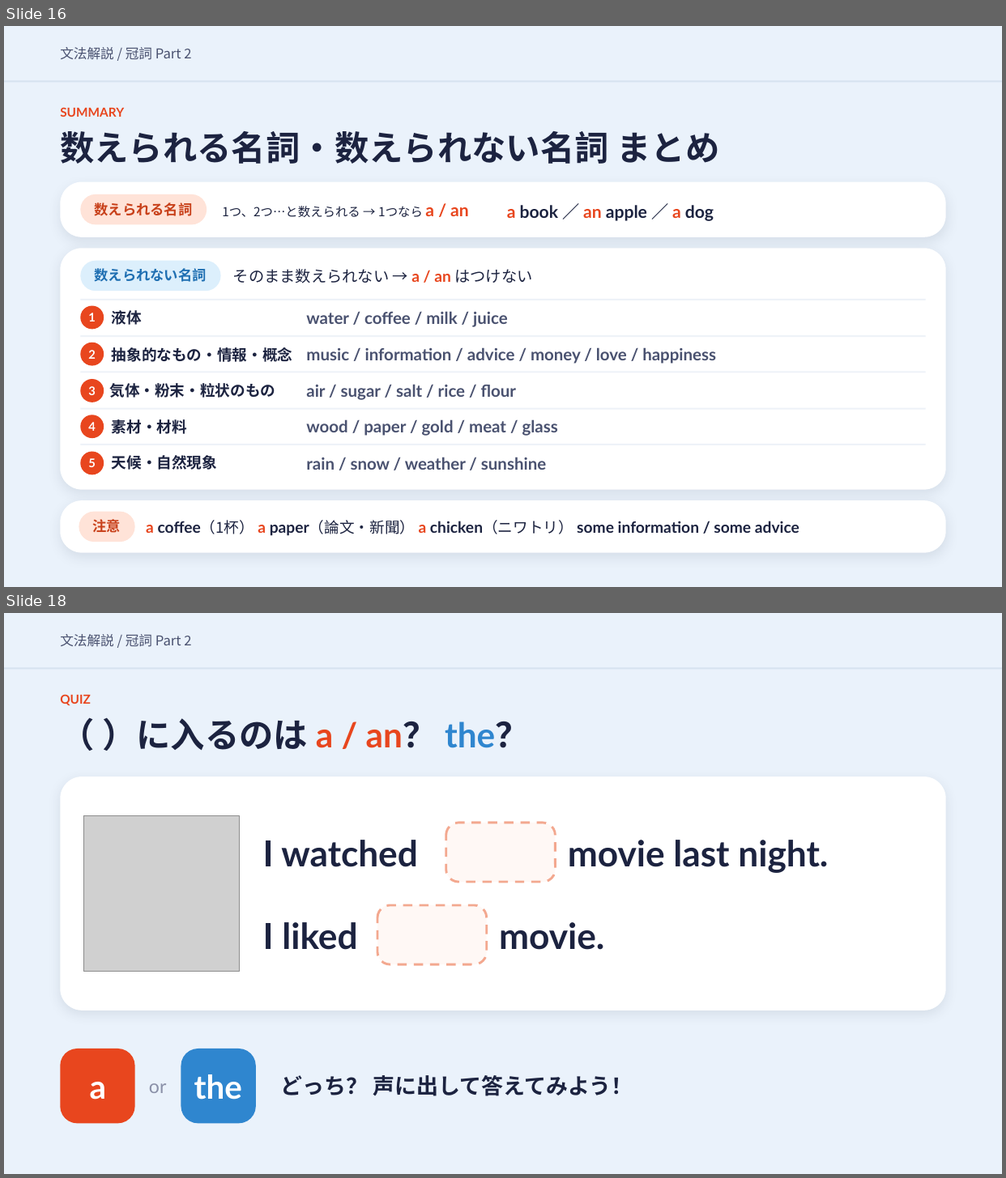
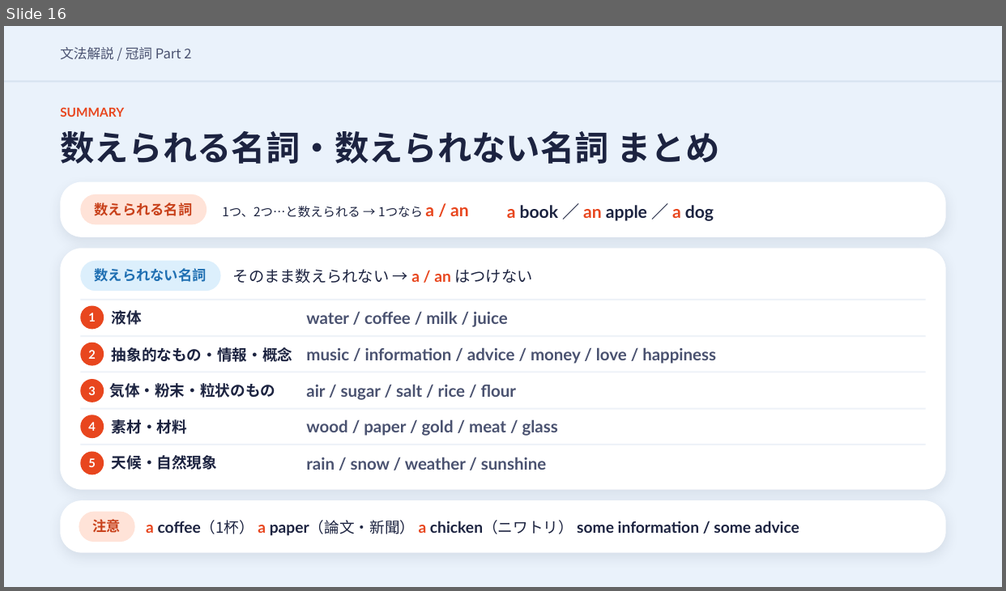
Before and after one commit to hinakajisaki-dev/hina-english, a slide deck: matome/articles-2/articles-2-slides.pptx. Shown one above the other, each under a label of ours: slides 16 and 18 before the commit, slide 16 after it; the slides between them are not shown. The pictures are 1006x1178 and 1006x591 pixels, drawn with LibreOffice and Linux fonts; fonts in the diff are those of the drawing; grey boxes stand for pictures. Boxes give left, top, right and bottom in pixels: in the first picture for what was removed or moved away, otherwise in the second. Text is boxed around its words. In the diff, an @@ line names an element or a change of style, - is before the commit and + after.

```diff
--- a/matome/articles-2/articles-2-slides.pptx
+++ b/matome/articles-2/articles-2-slides.pptx
@@ slide 18 removed at (4, 613, 1002, 1174), background #EAF2FB @@
@@ text removed at (60, 634, 191, 647) @@
-文法解説 / 冠詞 Part 2
@@ line removed from (4, 668) to (1002, 668) @@
@@ text removed at (60, 694, 91, 706) @@
-QUIZ
@@ text removed at (102, 717, 530, 751) @@
-（ ）に入るのは a / an？ the？
@@ rounded rectangle removed at (60, 777, 946, 1011) @@
@@ picture removed at (83, 815, 239, 972) @@
@@ rounded rectangle removed at (446, 823, 556, 882) @@
@@ text removed at (263, 840, 417, 867) @@
-I watched
@@ text removed at (568, 840, 828, 873) @@
-movie last night.
@@ text removed at (263, 922, 357, 950) @@
-I liked
@@ rounded rectangle removed at (377, 905, 487, 965) @@
@@ text removed at (499, 922, 604, 950) @@
-movie.
@@ rounded rectangle removed at (60, 1049, 135, 1123) @@
@@ rounded rectangle removed at (181, 1049, 256, 1123) @@
@@ text removed at (90, 1082, 106, 1100) @@
-a
@@ text removed at (149, 1084, 167, 1093) @@
-or
@@ text removed at (194, 1075, 242, 1100) @@
-the
@@ text removed at (281, 1076, 633, 1097) @@
-どっち？ 声に出して答えてみよう！
```
Also in this commit, not shown: 10 slides changed, 2 slides added, 1 other slide removed, 9 other files.
